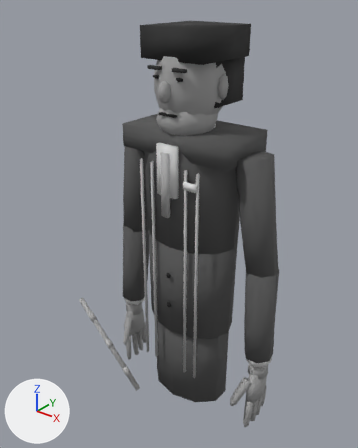
What one commit did to the glTF model art/models/characters/bosses/straight_man/straight_man_mobile.glb.
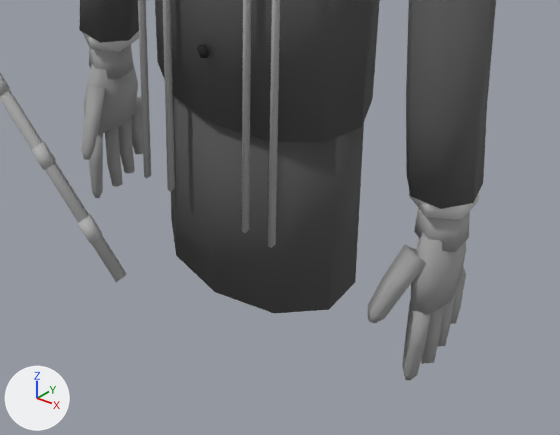
Old and new are each drawn whole from a 50 mm lens placed at (0.621, -0.825, 0.727), pointed at (-0.048, 0.012, 0.208) and again close up on the part from 26% to 84% of the width and 64% to 100% of the height. The lights are fixed; the arrows at lower left show +X, +Y and +Z. The older version's two pictures come first.

The older version as bpy lines, for what is in view:
```python
me_straightman_body = bpy.data.meshes.new('StraightMan_Body')
me_straightman_body.from_pydata(...)  # 582 vertices, 1014 faces; spans x -0.231..0.231, y -0.097..0.086, z -0.261..0.522
# faces by material slot: [480, 340, 48, 74, 12, 12, 48]
me_straightman_body.materials.append(mat_sm_skin)  # grey #9f9f9f
me_straightman_body.materials.append(mat_sm_suit)  # dark grey #565656
me_straightman_body.materials.append(mat_sm_chalk)  # grey #b9b9b9
me_straightman_body.materials.append(mat_sm_shirt)  # light grey #dadada
me_straightman_body.materials.append(mat_sm_brass)  # grey #b4b4b4
me_straightman_body.materials.append(mat_sm_bone)  # white #e6e6e6
me_straightman_body.materials.append(mat_sm_black)  # black #131313
me_straightman_rod = bpy.data.meshes.new('StraightMan_Rod')
me_straightman_rod.from_pydata(...)  # 40 vertices, 64 faces; spans x -0.34..-0.117, y -0.087..-0.068, z -0.298..-0.075
# faces by material slot: [48, 16]
me_straightman_rod.materials.append(mat_sm_brass)  # grey #b4b4b4
me_straightman_rod.materials.append(mat_sm_rod)  # grey #aaaaaa
ob_straightman_body = bpy.data.objects.new('StraightMan_Body', me_straightman_body)
ob_straightman_body.location = (0.0, 0.0, 0.0)
ob_straightman_rod = bpy.data.objects.new('StraightMan_Rod', me_straightman_rod)
ob_straightman_rod.location = (0.0, 0.0, 0.0)
```
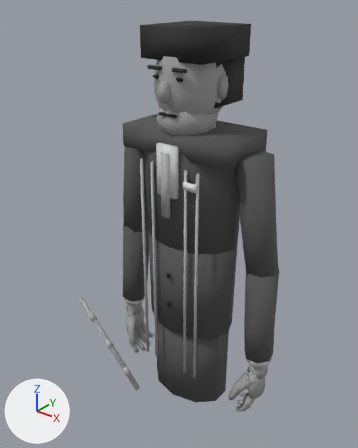
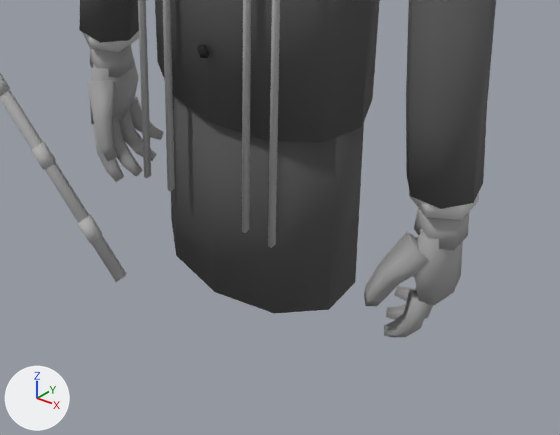
Diff of the bpy script that builds the scene:
```diff
--- a/art/models/characters/bosses/straight_man/straight_man_mobile.glb.py
+++ b/art/models/characters/bosses/straight_man/straight_man_mobile.glb.py
@@ me_straightman_body @@
 # used by ob_straightman_body; location = (0.0, 0.0, 0.0)
-me_straightman_body.from_pydata(...)  # 582 vertices, 1014 faces; spans x -0.231..0.231, y -0.097..0.086, z -0.261..0.522
+me_straightman_body.from_pydata(...)  # 582 vertices, 1014 faces; spans x -0.231..0.231, y -0.097..0.086, z -0.24..0.522
+# me_straightman_body part 1: the loose piece of 14 vertices spanning x 0.179..0.221, y -0.024..0.024, z -0.105..-0.07 is scaled about its middle by (0.994, 0.995, 0.857), then moved by (-0.001, 0.0, -0.001)
+# me_straightman_body part 2: 113 of 582 vertices moved; they spanned x 0.167..0.219, y -0.072..0.045, z -0.261..-0.094 and now span x 0.152..0.217, y -0.059..0.036, z -0.225..-0.093; mean shift (-0.014, 0.0, 0.02); largest move (0.189, 0.036, -0.236) -> (0.155, -0.049, -0.155)
+# me_straightman_body part 3: 113 of 582 vertices moved; they spanned x -0.217..-0.167, y -0.072..0.045, z -0.261..-0.094 and now span x -0.216..-0.152, y -0.059..0.036, z -0.225..-0.093; mean shift (0.014, 0.0, 0.02); largest move (-0.189, 0.036, -0.236) -> (-0.155, -0.049, -0.155)
+# other edits to the shape of me_straightman_body do not show in these pictures
 me_straightman_body.materials.append(mat_sm_skin)
```

What differs and where, as boxes (x1, y1, x2, y2) in the close-ups (560 x 435 px; the box of a moved part takes in the faces that stretch with it):
'StraightMan_Body', reshaped
    before: (79, 0, 496, 380)
    after: (79, 0, 496, 337)
part 1 of me_straightman_body, moved or reshaped
    before: (414, 208, 470, 252)
    after: (414, 208, 469, 250)
part 2 of me_straightman_body, moved or reshaped
    before: (368, 232, 466, 380)
    after: (364, 229, 463, 337)
part 3 of me_straightman_body, moved or reshaped
    before: (81, 64, 143, 198)
    after: (88, 53, 164, 182)
